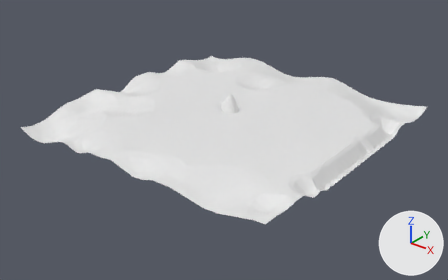
The Blender file Assets/Resources/Blender/GGJ2016.blend: old version first, new version second.
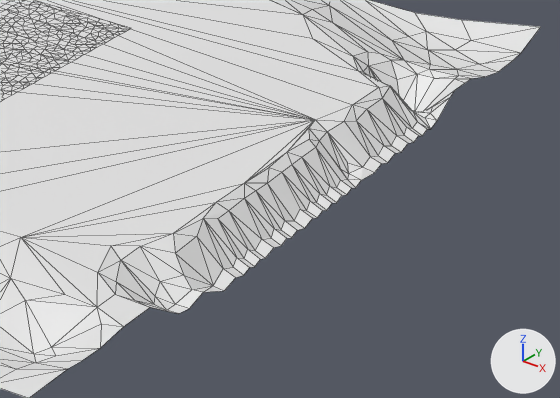
Each version appears first whole from a 50 mm lens placed at (121.6, -155.5, 84.2), pointed at (0.7, -4.5, -9.5), and next in a close-up on the part from 57% to 97% of the width and 35% to 80% of the height. Arrows for +X, +Y and +Z are at lower right; the lights stay in place. The close-ups show mesh edges as thin lines.
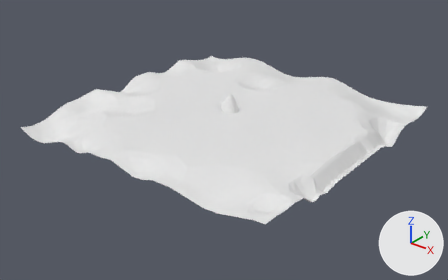
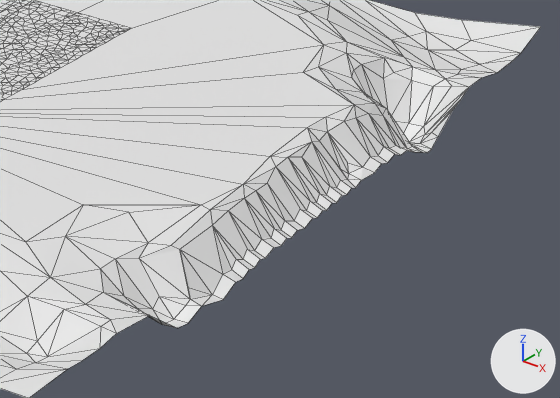
The change, as a diff of the scene's bpy script:
```diff
--- a/Assets/Resources/Blender/GGJ2016.blend.py
+++ b/Assets/Resources/Blender/GGJ2016.blend.py
@@ me_plane_002 @@
 # used by ob_plane_001; location = (0.0, 0.0, 0.0); scale = (50.2, 50.2, 50.2)
-me_plane_002.from_pydata(...)  # 10404 vertices, 10201 faces; spans x -1.0..1.0, y -1.0..1.0, z -0.14..0.02
+me_plane_002.from_pydata(...)  # 10404 vertices, 10201 faces; spans x -1.0..1.0, y -1.0..1.0, z -0.18..0.02
+# me_plane_002 part 1: 228 of 10404 vertices moved; they spanned x 0.74..1.0, y 0.31..0.66, z -0.13..0.0 and now span x 0.74..1.0, y 0.31..0.66, z -0.18..-0.01; mean shift (0.0, 0.0, -0.03); largest move (0.92, 0.49, -0.07) -> (0.92, 0.49, -0.15)
+# me_plane_002 part 2: 36 of the vertices in x 0.9..1.0, y -0.58..-0.47, z -0.07..-0.03 are moved by (0.0, 0.0, -0.03)
+# me_plane_002 part 3: 68 of the vertices in x 0.84..1.0, y -0.64..-0.39, z -0.09..0.0 are moved by (0.0, 0.0, -0.02)
+# me_plane_002 part 4: 98 of the vertices in x 0.78..1.0, y -0.7..-0.33, z -0.09..0.0 are moved by (0.0, 0.0, -0.01)
```

Pixel boxes [x1, y1, x2, y2] of what changed, in the close-ups (560 x 398 px; the box of a moved part takes in the faces that stretch with it):
part 1 of me_plane_002, moved or reshaped: before [35, 0, 480, 153]; after [304, 42, 481, 155]
part 2 of me_plane_002, moved or reshaped: before [121, 246, 212, 314]; after [116, 258, 211, 328]
part 3 of me_plane_002, moved or reshaped: before [97, 233, 236, 307]; after [100, 243, 235, 310]
part 4 of me_plane_002, moved or reshaped: before [21, 203, 249, 326]; after [28, 205, 249, 333]
